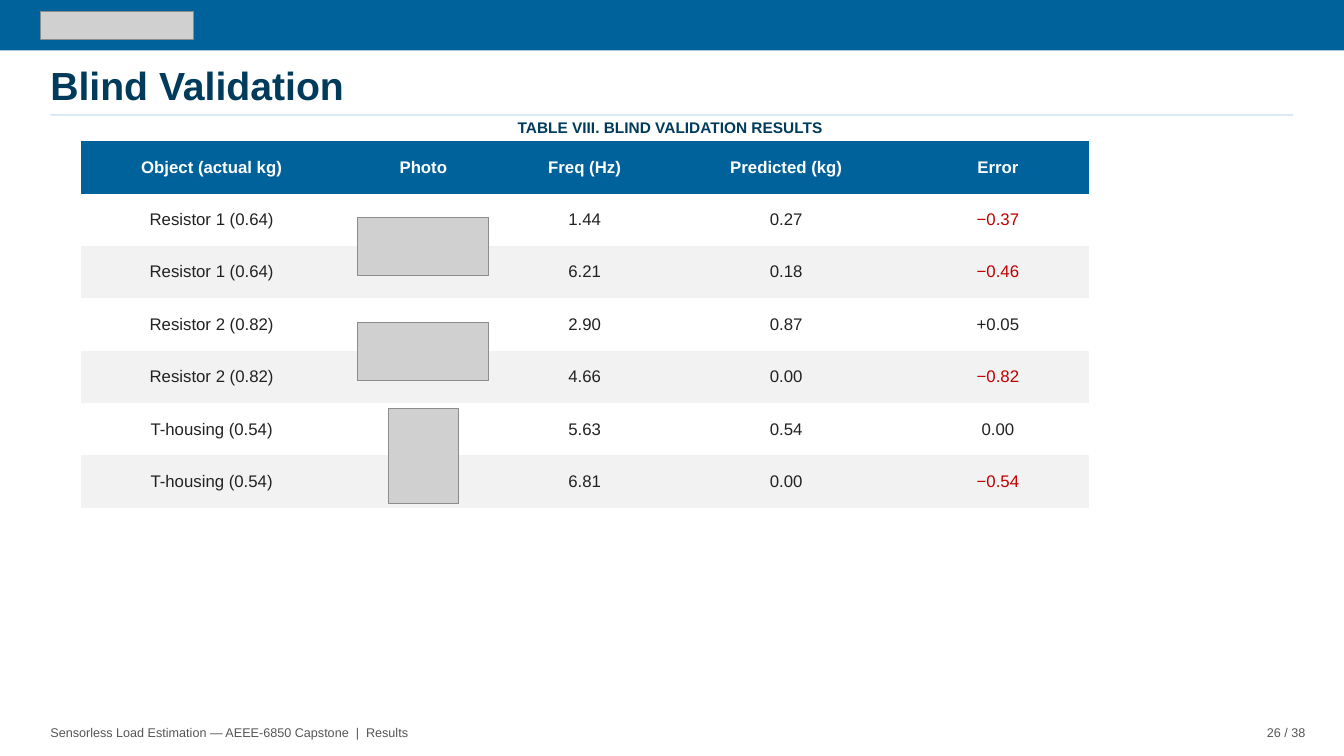
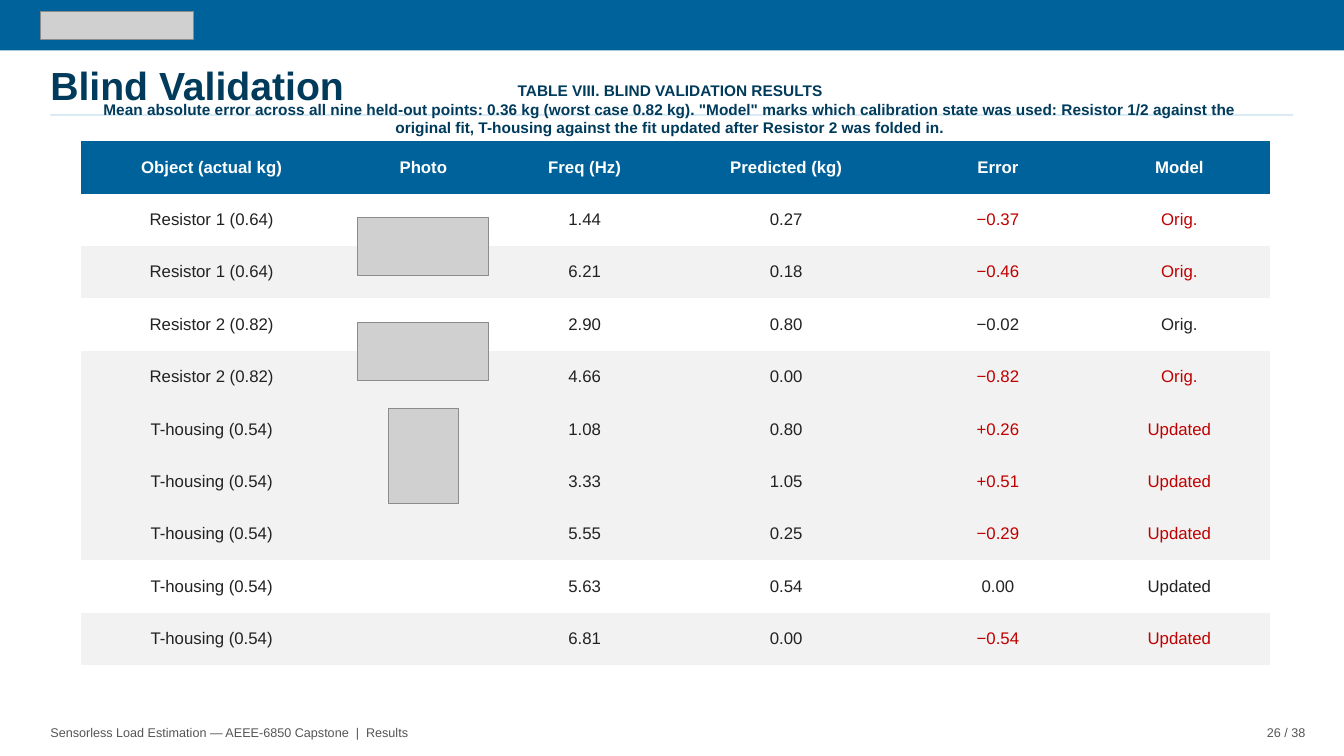
Before and after one commit to David-4529/Capstone, a slide deck: slide 26 of docs/paper/Sensorless_Load_Estimation_Deck.pptx. Drawn at 1344x756 pixels with LibreOffice and Linux fonts; fonts in the diff are those of the drawing; grey boxes stand for pictures. Boxes give left, top, right and bottom in pixels: in the first picture for what was removed or moved away, otherwise in the second. Text is boxed around its words. In the diff, an @@ line names an element or a change of style, - is before the commit and + after.

```diff
--- a/docs/paper/Sensorless_Load_Estimation_Deck.pptx
+++ b/docs/paper/Sensorless_Load_Estimation_Deck.pptx
@@ text at <box>103,104,1234,137</box>: paragraph added @@
+Mean absolute error across all nine held-out points: 0.36 kg (worst case 0.82 kg). "Model" marks which calibration state was used: Resistor 1/2 against the original fit, T-housing against the fit updated after Resistor 2 was folded in.
@@ table at <box>81,141,1270,652</box> @@
-Object (actual kg) | Photo | Freq (Hz) | Predicted (kg) | Error
-Resistor 1 (0.64) |  | 1.44 | 0.27 | −0.37
-Resistor 1 (0.64) |  | 6.21 | 0.18 | −0.46
-Resistor 2 (0.82) |  | 2.90 | 0.87 | +0.05
-Resistor 2 (0.82) |  | 4.66 | 0.00 | −0.82
-T-housing (0.54) |  | 5.63 | 0.54 | 0.00
-T-housing (0.54) |  | 6.81 | 0.00 | −0.54
+Object (actual kg) | Photo | Freq (Hz) | Predicted (kg) | Error | Model
+Resistor 1 (0.64) |  | 1.44 | 0.27 | −0.37 | Orig.
+Resistor 1 (0.64) |  | 6.21 | 0.18 | −0.46 | Orig.
+Resistor 2 (0.82) |  | 2.90 | 0.80 | −0.02 | Orig.
+Resistor 2 (0.82) |  | 4.66 | 0.00 | −0.82 | Orig.
+T-housing (0.54) |  | 1.08 | 0.80 | +0.26 | Updated
+T-housing (0.54) |  | 3.33 | 1.05 | +0.51 | Updated
+T-housing (0.54) |  | 5.55 | 0.25 | −0.29 | Updated
+T-housing (0.54) |  | 5.63 | 0.54 | 0.00 | Updated
+T-housing (0.54) |  | 6.81 | 0.00 | −0.54 | Updated
@@ table: place and size @@
-table at <box>81,141,1089,508</box>
+table at <box>81,141,1270,652</box>
```
